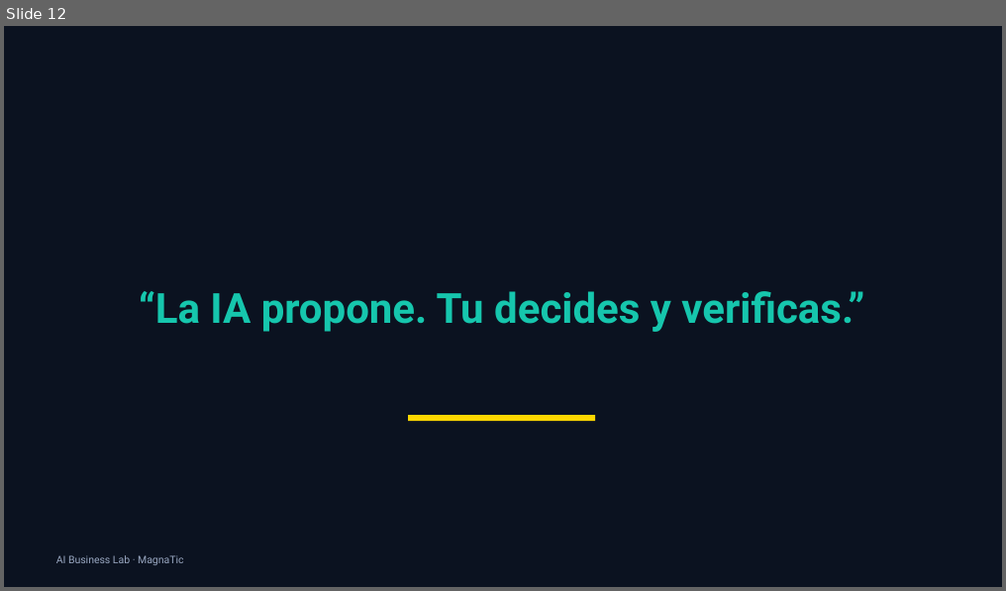
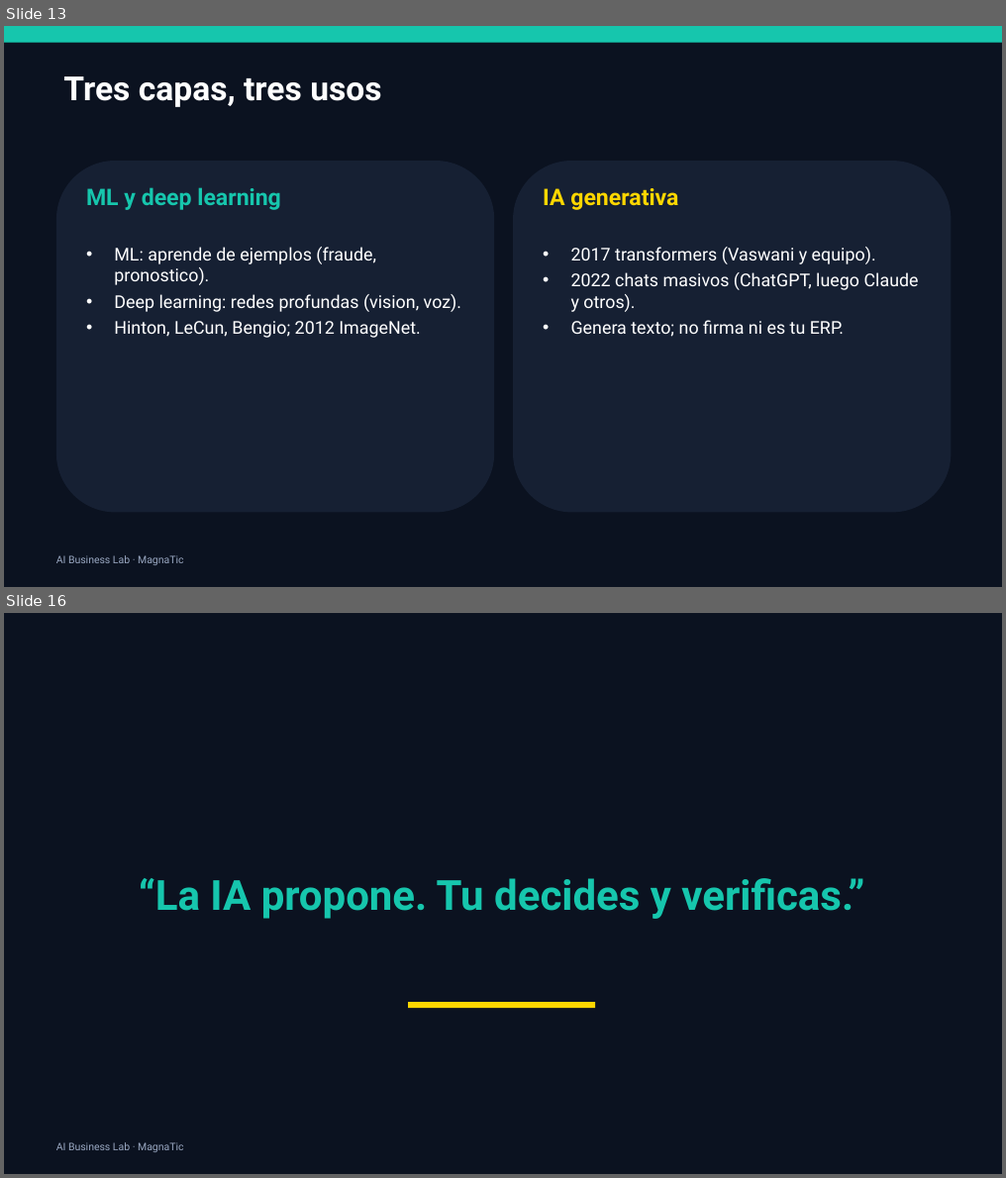
Before and after one commit to xander0408/CURSOS, a slide deck: AI-Business-Lab-Presentacion.pptx. Shown one above the other, each under a label of ours: slide 12 before the commit, slides 13 and 16 after it; the slides between them are not shown. The pictures are 1006x591 and 1006x1178 pixels, drawn with LibreOffice and Linux fonts; fonts in the diff are those of the drawing. Boxes give left, top, right and bottom in pixels: in the first picture for what was removed or moved away, otherwise in the second. Text is boxed around its words. In the diff, an @@ line names an element or a change of style, - is before the commit and + after.

```diff
--- a/AI-Business-Lab-Presentacion.pptx
+++ b/AI-Business-Lab-Presentacion.pptx
@@ slide 13 added at box(4, 26, 1002, 587), background #0B1220 @@
@@ rectangle added at box(4, 26, 1002, 43), fill #16C6AD @@
@@ text added at box(63, 76, 381, 107), 32 pt, text #FFFFFF, bold @@
+Tres capas, tres usos
@@ rounded rectangle added at box(56, 161, 494, 513), fill #162033 @@
@@ rounded rectangle added at box(513, 161, 951, 513), fill #162033 @@
@@ text added at box(86, 187, 280, 210), 22 pt, text #16C6AD, bold @@
+ML y deep learning
@@ text added at box(543, 188, 678, 210), 22 pt, text #FFD700, bold @@
+IA generativa
@@ text added at box(114, 247, 461, 338), 17 pt, text #FFFFFF @@
+• ML: aprende de ejemplos (fraude, pronostico).
+• Deep learning: redes profundas (vision, voz).
+• Hinton, LeCun, Bengio; 2012 ImageNet.
@@ text added at box(571, 247, 919, 337), 17 pt, text #FFFFFF @@
+• 2017 transformers (Vaswani y equipo).
+• 2022 chats masivos (ChatGPT, luego Claude y otros).
+• Genera texto; no firma ni es tu ERP.
@@ text added at box(56, 556, 183, 566), 10 pt, text #9AA8C2 @@
+AI Business Lab · MagnaTic
@@ what was slide 12 is now slide 16 @@
```
Also in this commit, not shown: 10 slides changed, 18 other slides added, 2 slides removed, 58 other files.
